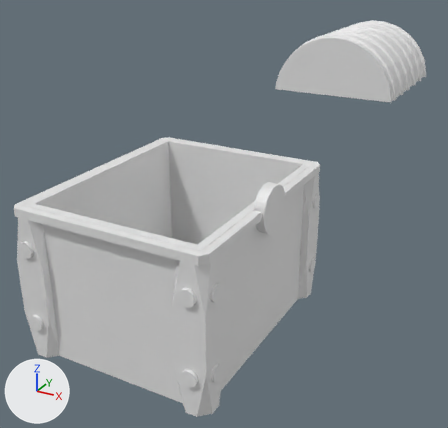
A saved change to the Blender file Practicas/P2/BlenderModels/cofrebueno.blend.
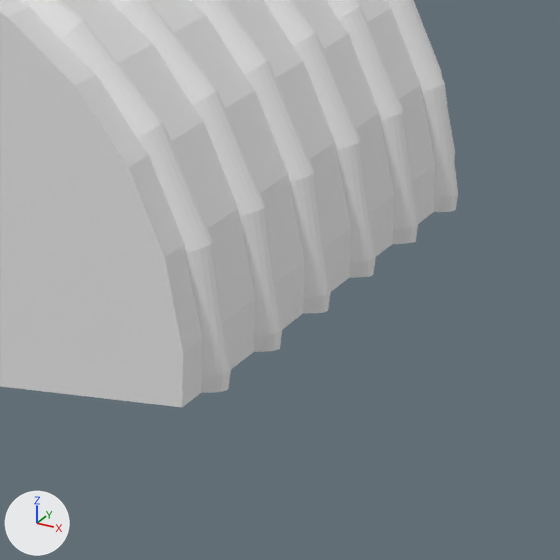
The first picture shows the older version from a 50 mm camera at (4.02, -6.16, 3.78) aimed at (-0.73, 2.48, -0.54). The close-ups show the older and then the newer version on the part from 82% to 98% of the width and 12% to 29% of the height of that picture. Only the edits that show in the close-ups are written down. Every picture has the same lights, and +X, +Y and +Z are marked at lower left.

In view in the first close-up: 'Tapadera'.
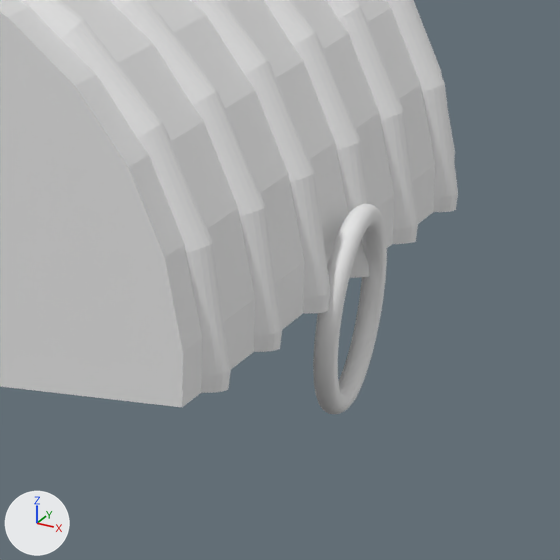
Pixel boxes [x1, y1, x2, y2] of what changed, in the close-ups (560 x 560 px):
'GanchoTr', added: after [313, 204, 387, 414]

Edits to the bpy script that builds the scene:
```text
Add cu_círculo_bezier_001:
    cu_círculo_bezier_001 = bpy.data.curves.new('Círculo_Bezier.001', 'CURVE')
    cu_círculo_bezier_001.dimensions = '3D'
    _sp = cu_círculo_bezier_001.splines.new('BEZIER'); _sp.bezier_points.add(3)
    _sp.bezier_points.foreach_set('co', [-1.0, 0.0, 0.0, 0.0, 1.0, 0.0, 1.0, 0.0, 0.0, 0.0, -1.0, 0.0])
    _sp.bezier_points.foreach_set('handle_left', [-1.0, -0.552, 0.0, -0.552, 1.0, 0.0, 1.0, 0.552, 0.0, 0.552, -1.0, 0.0])
    _sp.bezier_points.foreach_set('handle_right', [-1.0, 0.552, 0.0, 0.552, 1.0, 0.0, 1.0, -0.552, 0.0, -0.552, -1.0, 0.0])
    for _p, _l, _r in zip(_sp.bezier_points, ['AUTO', 'AUTO', 'AUTO', 'AUTO'], ['AUTO', 'AUTO', 'AUTO', 'AUTO']): _p.handle_left_type = _l; _p.handle_right_type = _r
    _sp.order_u = 0
    _sp.order_v = 0
    _sp.use_cyclic_u = True
    cu_círculo_bezier_001.use_path = True
    cu_círculo_bezier_001.bevel_mode = 'OBJECT'
    cu_círculo_bezier_001.fill_mode = 'FULL'
    cu_círculo_bezier_001.bevel_object = ob_gancho
Add cu_círculo_bezier_002:
    cu_círculo_bezier_002 = bpy.data.curves.new('Círculo_Bezier.002', 'CURVE')
    cu_círculo_bezier_002.dimensions = '3D'
    _sp = cu_círculo_bezier_002.splines.new('BEZIER'); _sp.bezier_points.add(3)
    _sp.bezier_points.foreach_set('co', [-1.0, 0.0, 0.0, 0.0, 1.0, 0.0, 1.0, 0.0, 0.0, 0.0, -1.0, 0.0])
    _sp.bezier_points.foreach_set('handle_left', [-1.0, -0.552, 0.0, -0.552, 1.0, 0.0, 1.0, 0.552, 0.0, 0.552, -1.0, 0.0])
    _sp.bezier_points.foreach_set('handle_right', [-1.0, 0.552, 0.0, 0.552, 1.0, 0.0, 1.0, -0.552, 0.0, -0.552, -1.0, 0.0])
    for _p, _l, _r in zip(_sp.bezier_points, ['AUTO', 'AUTO', 'AUTO', 'AUTO'], ['AUTO', 'AUTO', 'AUTO', 'AUTO']): _p.handle_left_type = _l; _p.handle_right_type = _r
    _sp.order_u = 0
    _sp.order_v = 0
    _sp.use_cyclic_u = True
    cu_círculo_bezier_002.use_path = True
    cu_círculo_bezier_002.fill_mode = 'FULL'
Add ob_ganchotr:
    ob_ganchotr = bpy.data.objects.new('GanchoTr', cu_círculo_bezier_001)
    ob_ganchotr.location = (1.24, 7.041, 0.95)
    ob_ganchotr.rotation_euler = (0.0, 1.571, 0.0)  # degrees (0, 90, 0)
    ob_ganchotr.scale = (0.25, 0.25, 0.25)
Add ob_gancho:
    ob_gancho = bpy.data.objects.new('Gancho', cu_círculo_bezier_002)
    ob_gancho.location = (-0.752, 8.5, 0.316)
    ob_gancho.scale = (0.126, 0.126, 0.126)
```
